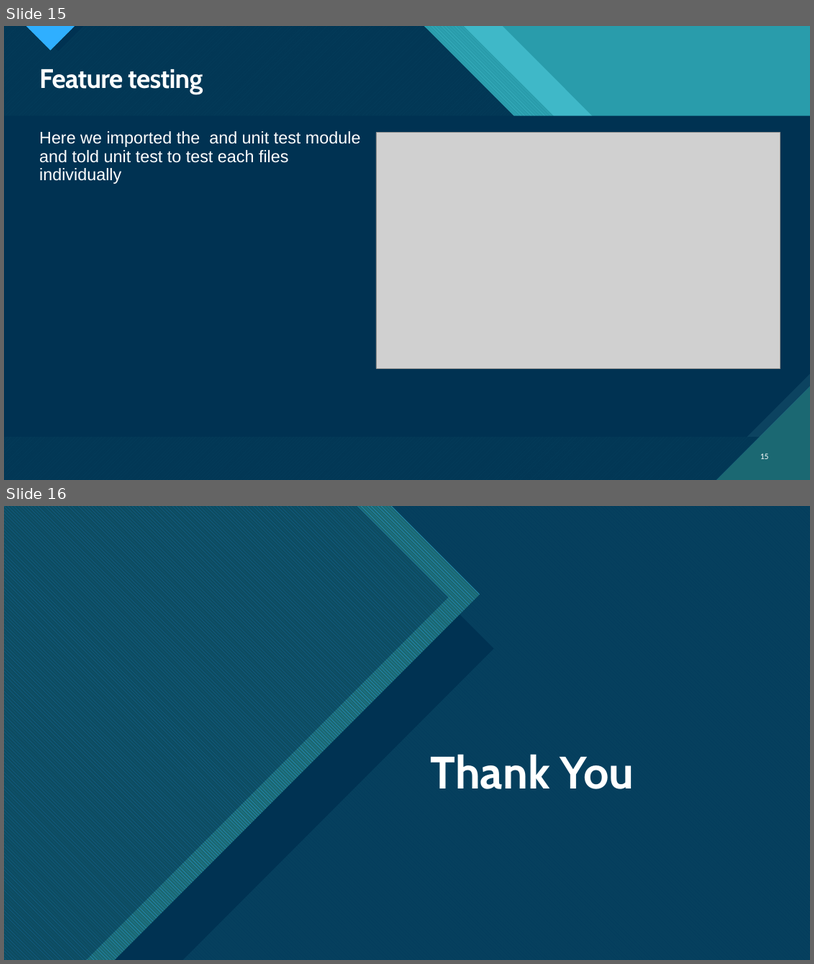
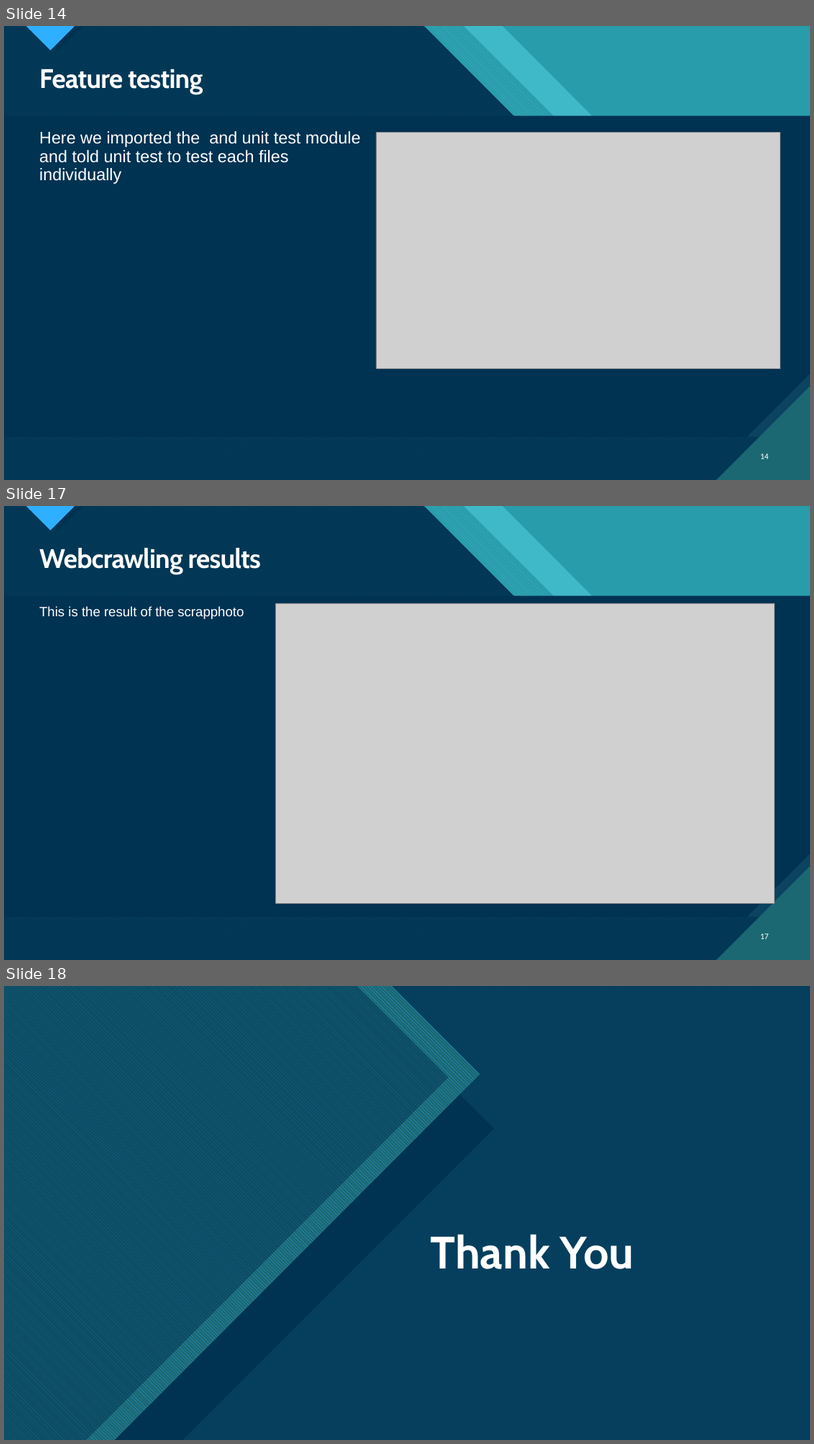
Before and after one commit to nite-fury/DA_group2, a slide deck: DA_group2/DA_group2/spiders/Python_project.pptx. Shown one above the other, each under a label of ours: slides 15 and 16 before the commit, slides 14, 17 and 18 after it; the slides between them are not shown. The pictures are 814x964 and 814x1444 pixels, drawn with LibreOffice and Linux fonts; fonts in the diff are those of the drawing; grey boxes stand for pictures. Boxes give left, top, right and bottom in pixels: in the first picture for what was removed or moved away, otherwise in the second. Text is boxed around its words. In the diff, an @@ line names an element or a change of style, - is before the commit and + after.

```diff
--- a/DA_group2/DA_group2/spiders/Python_project.pptx
+++ b/DA_group2/DA_group2/spiders/Python_project.pptx
@@ slide 17 added at (x1=4, y1=506, x2=810, y2=960), background #47C3D3; not listed: 18 template elements that a slide beside it also shows @@
@@ title added at (x1=39, y1=548, x2=261, y2=574), 32 pt, text #FFFFFF, bold @@
+Webcrawling results
@@ text added at (x1=39, y1=606, x2=244, y2=619), 16 pt, text #FFFFFF @@
+This is the result of the scrapphoto
@@ picture added at (x1=275, y1=603, x2=775, y2=903) @@
@@ page number added at (x1=761, y1=933, x2=769, y2=939), 10 pt, text #FFFFFF @@
+17
@@ what was slide 15 is now slide 14 @@
@@ page number at (x1=761, y1=453, x2=769, y2=459): text changed @@
-15
+14
@@ what was slide 16 is now slide 18 @@
```
Also in this commit, not shown: 1 slide changed, 2 other slides added, 1 slide removed, 1 other file.
